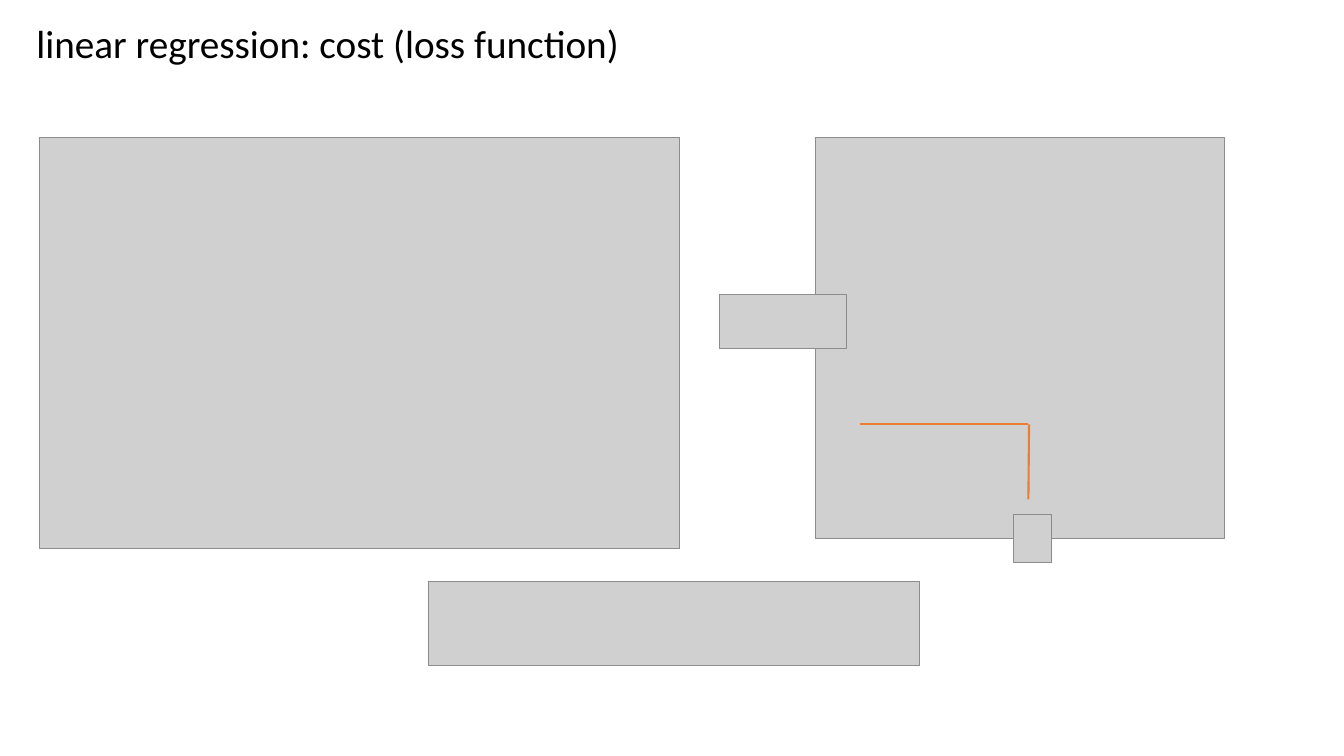
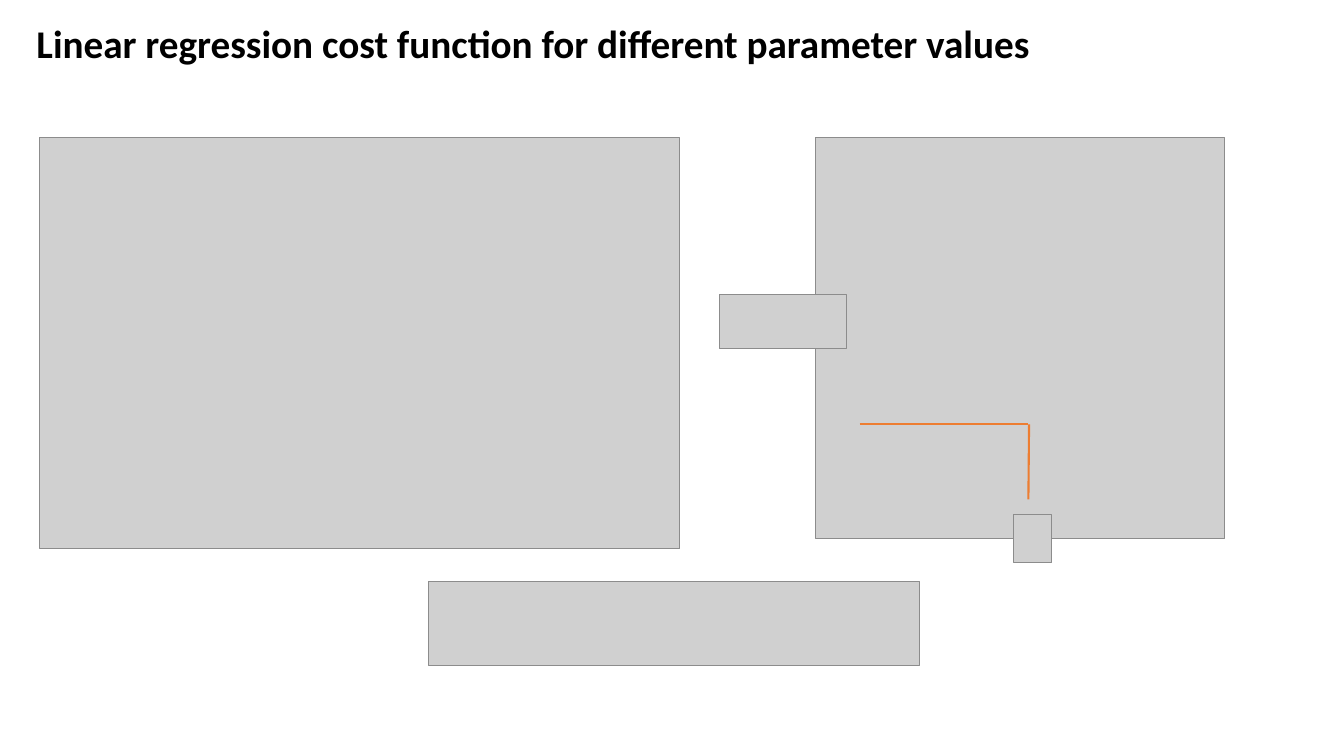
Before and after one commit to CompOmics/ML_AI_Analytical_Chemistry_Course, a slide deck: slide 9 of 01_Foundations/slides/1_2_regression.pptx. Drawn at 1344x756 pixels with LibreOffice and Linux fonts; fonts in the diff are those of the drawing; grey boxes stand for pictures. Boxes give left, top, right and bottom in pixels: in the first picture for what was removed or moved away, otherwise in the second. Text is boxed around its words. In the diff, an @@ line names an element or a change of style, - is before the commit and + after.

```diff
--- a/01_Foundations/slides/1_2_regression.pptx
+++ b/01_Foundations/slides/1_2_regression.pptx
@@ text at (36,30,1029,65): text changed; bold on @@
-linear regression: cost (loss function)
+Linear regression cost function for different parameter values
```
Also in this commit, not shown: 16 other slides changed, 26 other files.
